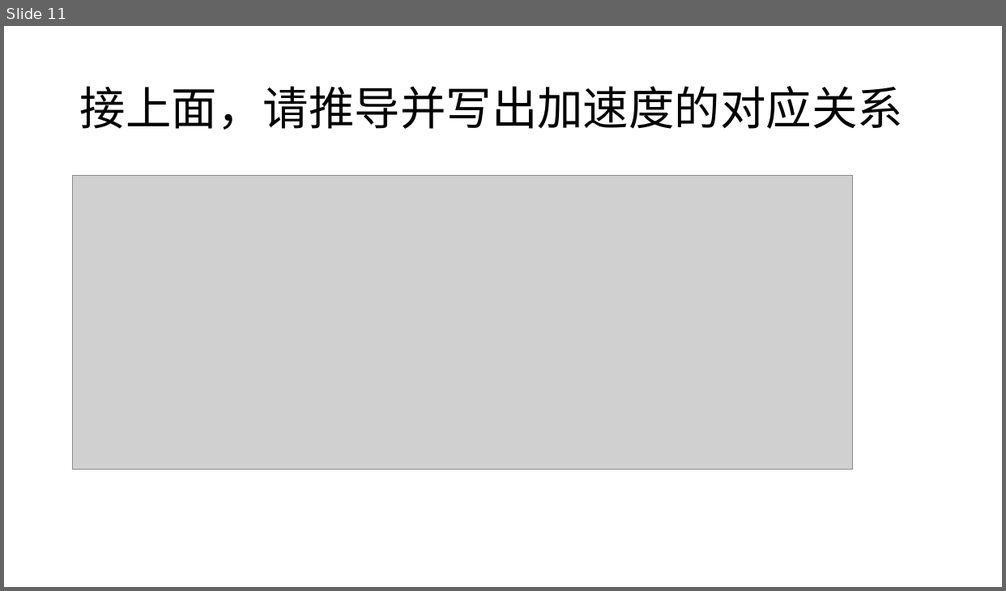
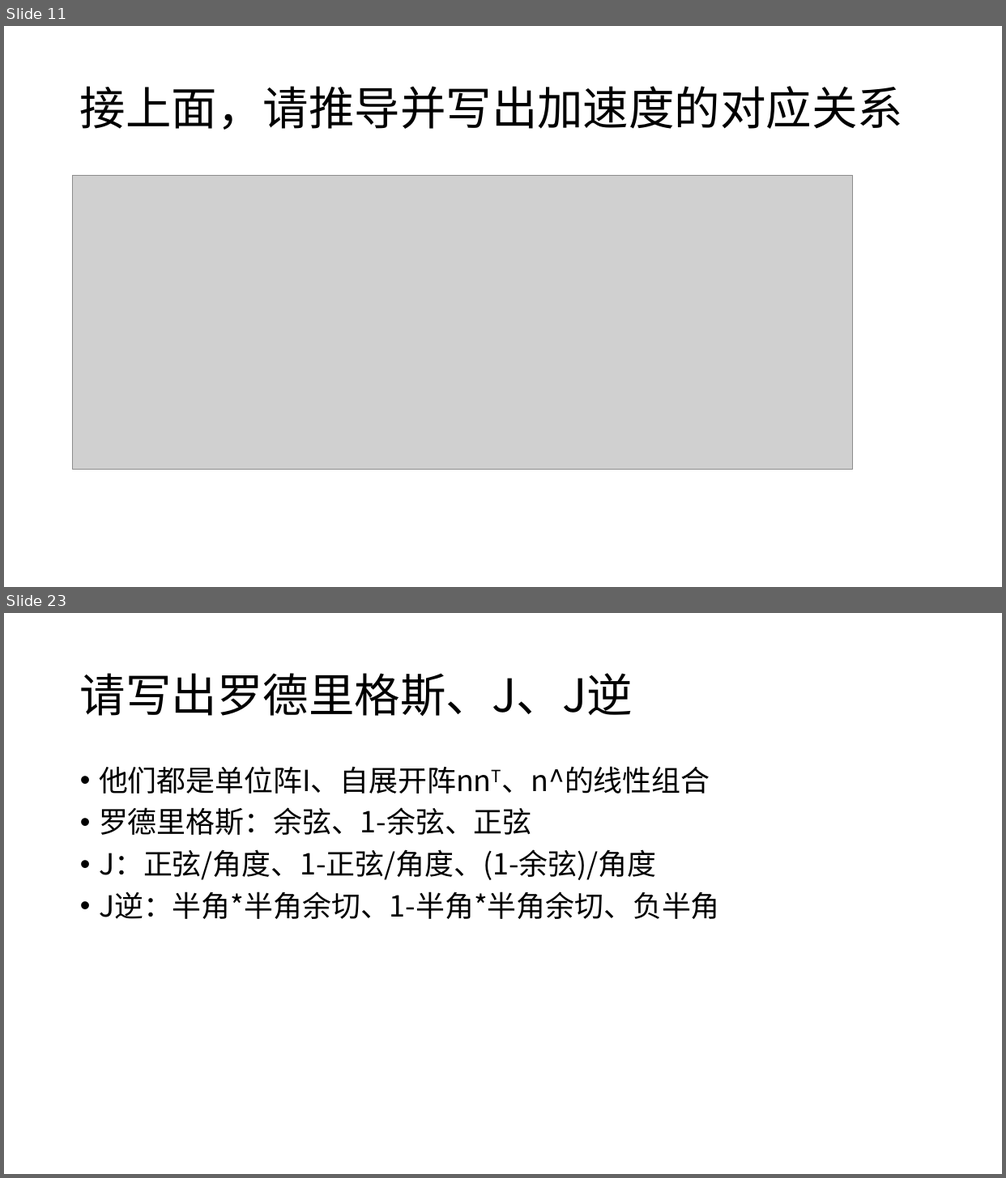
Before and after one commit to CR7dongfeng/State-Estimation, a slide deck: 3D知识清单.pptx. Shown one above the other, each under a label of ours: slide 11 before the commit, slides 11 and 23 after it; the slides between them are not shown. The pictures are 1006x591 and 1006x1178 pixels, drawn with LibreOffice and Linux fonts; fonts in the diff are those of the drawing; grey boxes stand for pictures. Boxes give left, top, right and bottom in pixels: in the first picture for what was removed or moved away, otherwise in the second. Text is boxed around its words. In the diff, an @@ line names an element or a change of style, - is before the commit and + after.

```diff
--- a/3D知识清单.pptx
+++ b/3D知识清单.pptx
@@ slide 23 added at [4,613,1002,1174], background #FFFFFF @@
@@ title added at [80,673,633,716], 44 pt, text #000000 @@
+请写出罗德里格斯、J、J逆
@@ text added at [99,766,720,919], 28 pt, text #000000 @@
+• 他们都是单位阵I、自展开阵nnT、n^的线性组合
+• 罗德里格斯：余弦、1-余弦、正弦
+• J：正弦/角度、1-正弦/角度、(1-余弦)/角度
+• J逆：半角*半角余切、1-半角*半角余切、负半角
```
Also in this commit, not shown: 2 slides changed, 16 other slides added.
